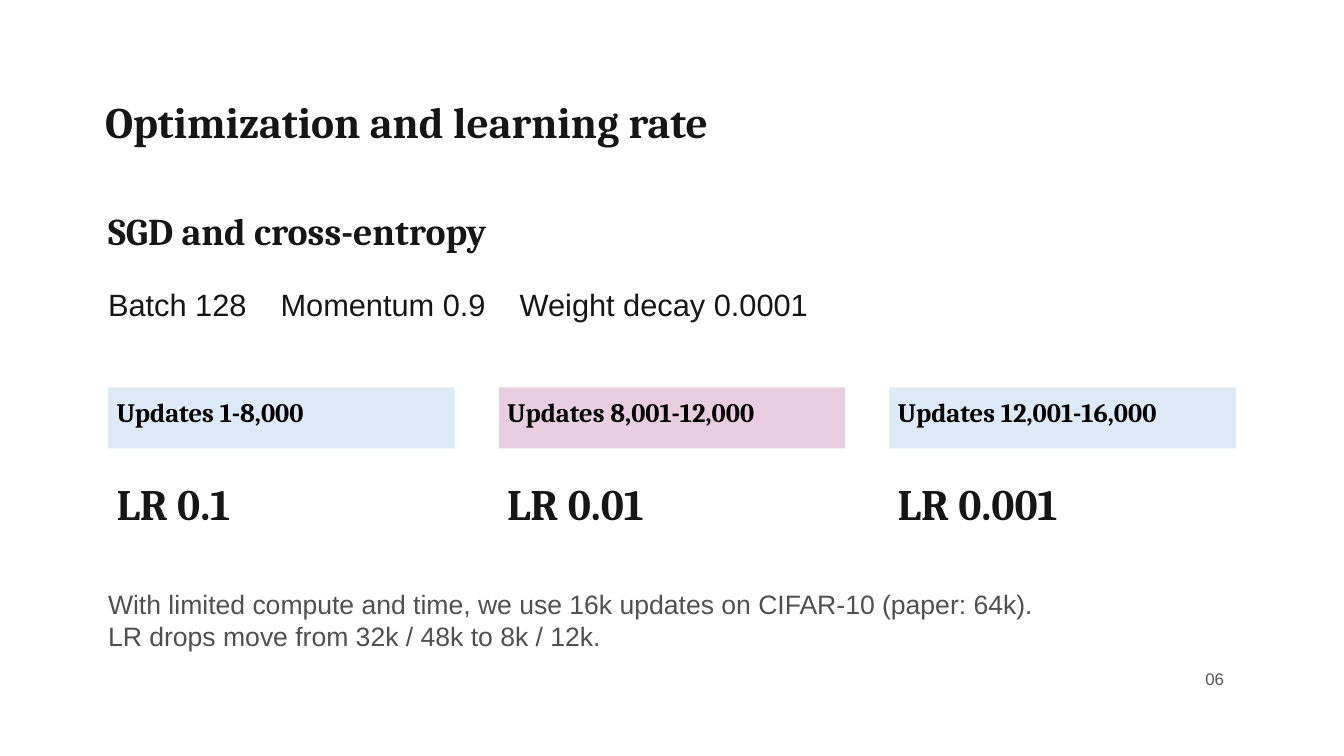
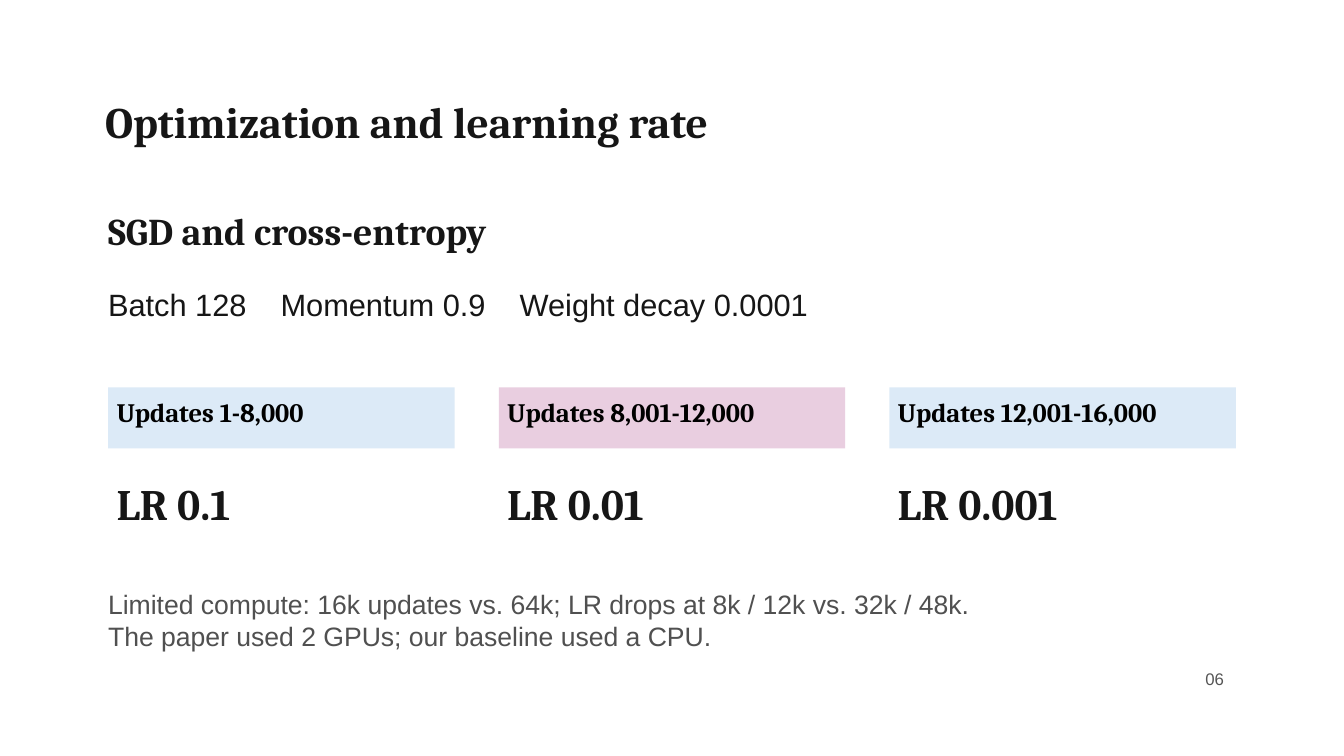
Before and after one commit to liuyanze910-svg/miae01-resnet-replication, a slide deck: slide 6 of docs/slides/week4_a_background_methods.pptx. Drawn at 1344x756 pixels with LibreOffice and Linux fonts; fonts in the diff are those of the drawing; background and template pictures are left out. Boxes give left, top, right and bottom in pixels: in the first picture for what was removed or moved away, otherwise in the second. Text is boxed around its words. In the diff, an @@ line names an element or a change of style, - is before the commit and + after.

```diff
--- a/docs/slides/week4_a_background_methods.pptx
+++ b/docs/slides/week4_a_background_methods.pptx
@@ text at bbox=[108, 594, 969, 651]: text changed @@
-With limited compute and time, we use 16k updates on CIFAR-10 (paper: 64k).
-LR drops move from 32k / 48k to 8k / 12k.
+Limited compute: 16k updates vs. 64k; LR drops at 8k / 12k vs. 32k / 48k.
+The paper used 2 GPUs; our baseline used a CPU.
```
Also in this commit, not shown: 1 other slide changed, 2 slides removed, 2 other files.
